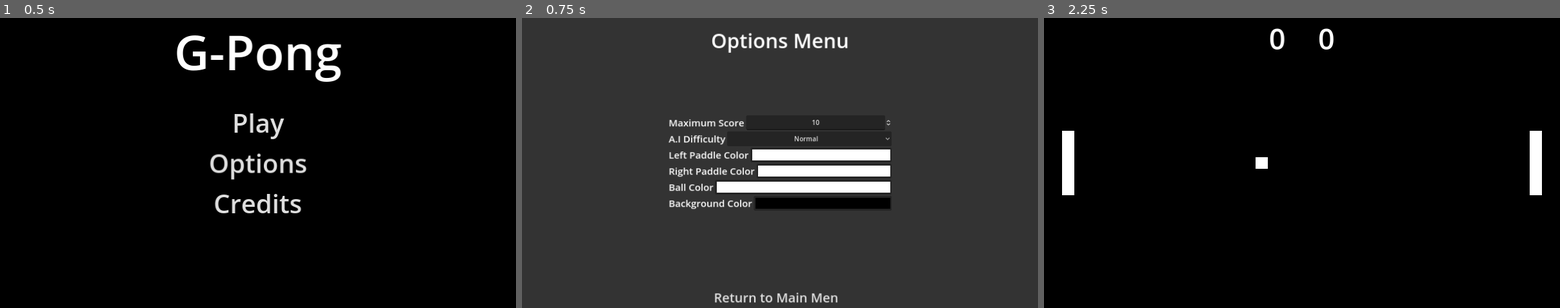
Above: before the commit, frames 1-3 (left to right).
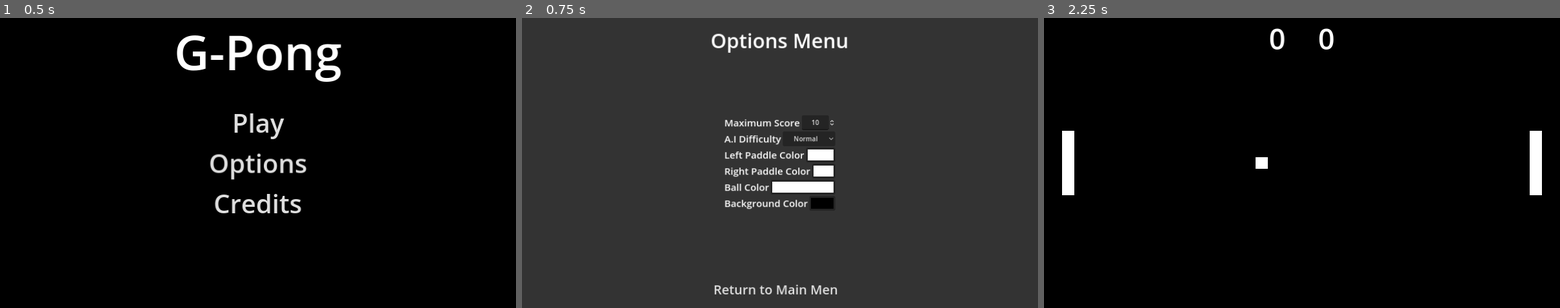
Above: after the commit, the same moments.

Repository: SimoneStarace/G-Pong
Game: Godot game, scene res://scenes/ui/menus/start_menu.tscn
Same seed, same stepped clock (60 frames per second), same inputs: the game is played once before the commit and once after it.
Inputs:
- Up to frame 1 (0.5 s): no input
- Up to frame 2 (0.75 s): click "Options" at 0.5 s
- Up to frame 3 (2.25 s): click "Return to Main Menu" at 1.25 s; click "Play" at 2 s

Frame 1 is identical in both runs. In frame 2, 6.1% of the frame differs, in the area x 28-72%, y 5-99%; in frame 3, nothing differs.

Commit message:
Apply MarginContainer node in Option menu scene

Diff:
--- a/scenes/ui/menus/option_menu.tscn
+++ b/scenes/ui/menus/option_menu.tscn
@@ -21,63 +21,49 @@
 grow_vertical = 2
 color = Color(0.2, 0.2, 0.2, 1)
 
-[node name="MenuLabel" type="Label" parent="."]
+[node name="MarginContainer" type="MarginContainer" parent="."]
 layout_mode = 1
-anchors_preset = 5
-anchor_left = 0.5
-anchor_right = 0.5
-offset_left = -171.5
-offset_top = 20.0
-offset_right = 171.5
-offset_bottom = 89.0
+anchors_preset = 15
+anchor_right = 1.0
+anchor_bottom = 1.0
 grow_horizontal = 2
+grow_vertical = 2
+theme_override_constants/margin_top = 20
+theme_override_constants/margin_bottom = 20
+
+[node name="MenuLabel" type="Label" parent="MarginContainer"]
+layout_mode = 2
+size_flags_horizontal = 4
+size_flags_vertical = 0
 theme_override_font_sizes/font_size = 50
 text = "Options Menu"
 horizontal_alignment = 1
 vertical_alignment = 1
 
-[node name="MenuButton" parent="." instance=ExtResource("2_e0v8w")]
-layout_mode = 1
-anchors_preset = 7
-anchor_left = 0.5
-anchor_top = 1.0
-anchor_right = 0.5
-anchor_bottom = 1.0
-offset_left = -4.0
-offset_top = -8.0
-offset_right = 4.0
-offset_bottom = 0.0
-grow_horizontal = 2
-grow_vertical = 0
+[node name="MenuButton" parent="MarginContainer" instance=ExtResource("2_e0v8w")]
+layout_mode = 2
+size_flags_horizontal = 4
+size_flags_vertical = 8
 text = "Return to Main Menu"
 _menu_name = "start_menu"
 
-[node name="Options" type="VBoxContainer" parent="."]
-layout_mode = 1
-anchors_preset = 8
-anchor_left = 0.5
-anchor_top = 0.5
-anchor_right = 0.5
-anchor_bottom = 0.5
-offset_left = -276.5
-offset_top = -160.5
-offset_right = 276.5
-offset_bottom = 160.5
-grow_horizontal = 2
-grow_vertical = 2
+[node name="Options" type="VBoxContainer" parent="MarginContainer"]
+layout_mode = 2
+size_flags_horizontal = 4
+size_flags_vertical = 4
 alignment = 1
 
-[node name="ScoreOption" type="HBoxContainer" parent="Options"]
+[node name="ScoreOption" type="HBoxContainer" parent="MarginContainer/Options"]
 layout_mode = 2
 alignment = 1
 
-[node name="Label" type="Label" parent="Options/ScoreOption"]
+[node name="Label" type="Label" parent="MarginContainer/Options/ScoreOption"]
 layout_mode = 2
 theme_override_font_sizes/font_size = 24
 text = "Maximum Score"
 vertical_alignment = 1
 
-[node name="SpinBox" type="SpinBox" parent="Options/ScoreOption"]
+[node name="SpinBox" type="SpinBox" parent="MarginContainer/Options/ScoreOption"]
 layout_mode = 2
 size_flags_horizontal = 3
 min_value = 1.0
@@ -85,17 +71,17 @@
 rounded = true
 alignment = 1
 
-[node name="DifficultyOption" type="HBoxContainer" parent="Options"]
+[node name="DifficultyOption" type="HBoxContainer" parent="MarginContainer/Options"]
 layout_mode = 2
 alignment = 1
 
-[node name="Label" type="Label" parent="Options/DifficultyOption"]
+[node name="Label" type="Label" parent="MarginContainer/Options/DifficultyOption"]
 layout_mode = 2
 theme_override_font_sizes/font_size = 24
 text = "A.I Difficulty"
 vertical_alignment = 1
 
-[node name="OptionButton" type="OptionButton" parent="Options/DifficultyOption"]
+[node name="OptionButton" type="OptionButton" parent="MarginContainer/Options/DifficultyOption"]
 layout_mode = 2
 size_flags_horizontal = 3
 alignment = 1
@@ -108,62 +94,62 @@
 popup/item_2/text = "Hard"
 popup/item_2/id = 2
 
-[node name="LeftPaddleOption" type="HBoxContainer" parent="Options"]
+[node name="LeftPaddleOption" type="HBoxContainer" parent="MarginContainer/Options"]
 layout_mode = 2
 alignment = 1
 
-[node name="Label" type="Label" parent="Options/LeftPaddleOption"]
+[node name="Label" type="Label" parent="MarginContainer/Options/LeftPaddleOption"]
 layout_mode = 2
 theme_override_font_sizes/font_size = 24
 text = "Left Paddle Color"
 vertical_alignment = 1
 
-[node name="ColorPickerButton" type="ColorPickerButton" parent="Options/LeftPaddleOption"]
+[node name="ColorPickerButton" type="ColorPickerButton" parent="MarginContainer/Options/LeftPaddleOption"]
 layout_mode = 2
 size_flags_horizontal = 3
 edit_alpha = false
 
-[node name="RightPaddleOption" type="HBoxContainer" parent="Options"]
+[node name="RightPaddleOption" type="HBoxContainer" parent="MarginContainer/Options"]
 layout_mode = 2
 alignment = 1
 
-[node name="Label" type="Label" parent="Options/RightPaddleOption"]
+[node name="Label" type="Label" parent="MarginContainer/Options/RightPaddleOption"]
 layout_mode = 2
 theme_override_font_sizes/font_size = 24
 text = "Right Paddle Color"
 vertical_alignment = 1
 
-[node name="ColorPickerButton" type="ColorPickerButton" parent="Options/RightPaddleOption"]
+[node name="ColorPickerButton" type="ColorPickerButton" parent="MarginContainer/Options/RightPaddleOption"]
 layout_mode = 2
 size_flags_horizontal = 3
 edit_alpha = false
 
-[node name="BallOption" type="HBoxContainer" parent="Options"]
+[node name="BallOption" type="HBoxContainer" parent="MarginContainer/Options"]
 layout_mode = 2
 alignment = 1
 
-[node name="Label" type="Label" parent="Options/BallOption"]
+[node name="Label" type="Label" parent="MarginContainer/Options/BallOption"]
 layout_mode = 2
 theme_override_font_sizes/font_size = 24
 text = "Ball Color"
 vertical_alignment = 1
 
-[node name="ColorPickerButton" type="ColorPickerButton" parent="Options/BallOption"]
+[node name="ColorPickerButton" type="ColorPickerButton" parent="MarginContainer/Options/BallOption"]
 layout_mode = 2
 size_flags_horizontal = 3
 edit_alpha = false
 
-[node name="BackgroundOption" type="HBoxContainer" parent="Options"]
+[node name="BackgroundOption" type="HBoxContainer" parent="MarginContainer/Options"]
 layout_mode = 2
 alignment = 1
 
-[node name="Label" type="Label" parent="Options/BackgroundOption"]
+[node name="Label" type="Label" parent="MarginContainer/Options/BackgroundOption"]
 layout_mode = 2
 theme_override_font_sizes/font_size = 24
 text = "Background Color"
 vertical_alignment = 1
 
-[node name="ColorPickerButton" type="ColorPickerButton" parent="Options/BackgroundOption"]
+[node name="ColorPickerButton" type="ColorPickerButton" parent="MarginContainer/Options/BackgroundOption"]
 layout_mode = 2
 size_flags_horizontal = 3
 edit_alpha = false
--- a/scripts/ui/menus/option_menu.gd
+++ b/scripts/ui/menus/option_menu.gd
@@ -1,17 +1,17 @@
 class_name OptionMenu extends Control
 
 ## Reference to the spin box to assing the maximum score.
-@onready var _spin_box_score:SpinBox = $Options/ScoreOption/SpinBox
+@onready var _spin_box_score:SpinBox = $MarginContainer/Options/ScoreOption/SpinBox
 ## Reference to the list of difficulties.
-@onready var _difficulty_list:OptionButton = $Options/DifficultyOption/OptionButton
+@onready var _difficulty_list:OptionButton = $MarginContainer/Options/DifficultyOption/OptionButton
 ## Reference to the color picker of the left paddle.
-@onready var _left_color_picker:ColorPickerButton = $Options/LeftPaddleOption/ColorPickerButton
+@onready var _left_color_picker:ColorPickerButton = $MarginContainer/Options/LeftPaddleOption/ColorPickerButton
 ## Reference to the color picker of the right paddle.
-@onready var _right_color_picker:ColorPickerButton = $Options/RightPaddleOption/ColorPickerButton
+@onready var _right_color_picker:ColorPickerButton = $MarginContainer/Options/RightPaddleOption/ColorPickerButton
 ## Reference to the color picker of the ball.
-@onready var _ball_color_picker:ColorPickerButton = $Options/BallOption/ColorPickerButton
+@onready var _ball_color_picker:ColorPickerButton = $MarginContainer/Options/BallOption/ColorPickerButton
 ## Reference to the color picker of the background.
-@onready var _background_color_picker:ColorPickerButton = $Options/BackgroundOption/ColorPickerButton
+@onready var _background_color_picker:ColorPickerButton = $MarginContainer/Options/BackgroundOption/ColorPickerButton
 
 func _ready():
 	_spin_box_score.value = OptionManager._max_score
